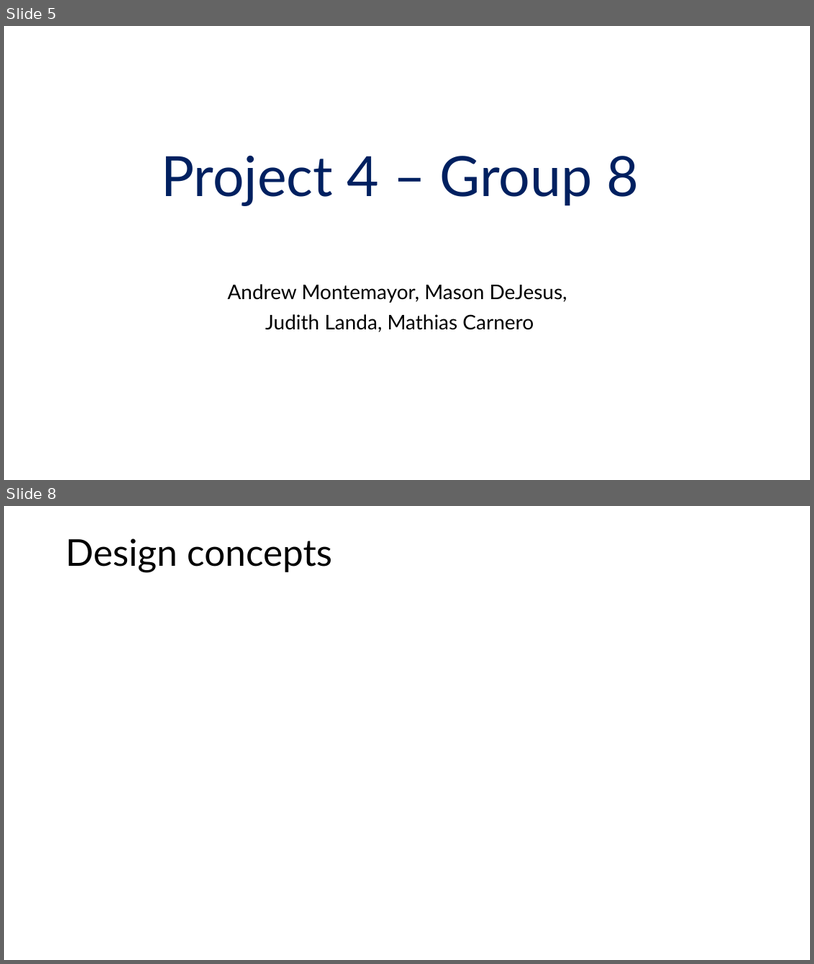
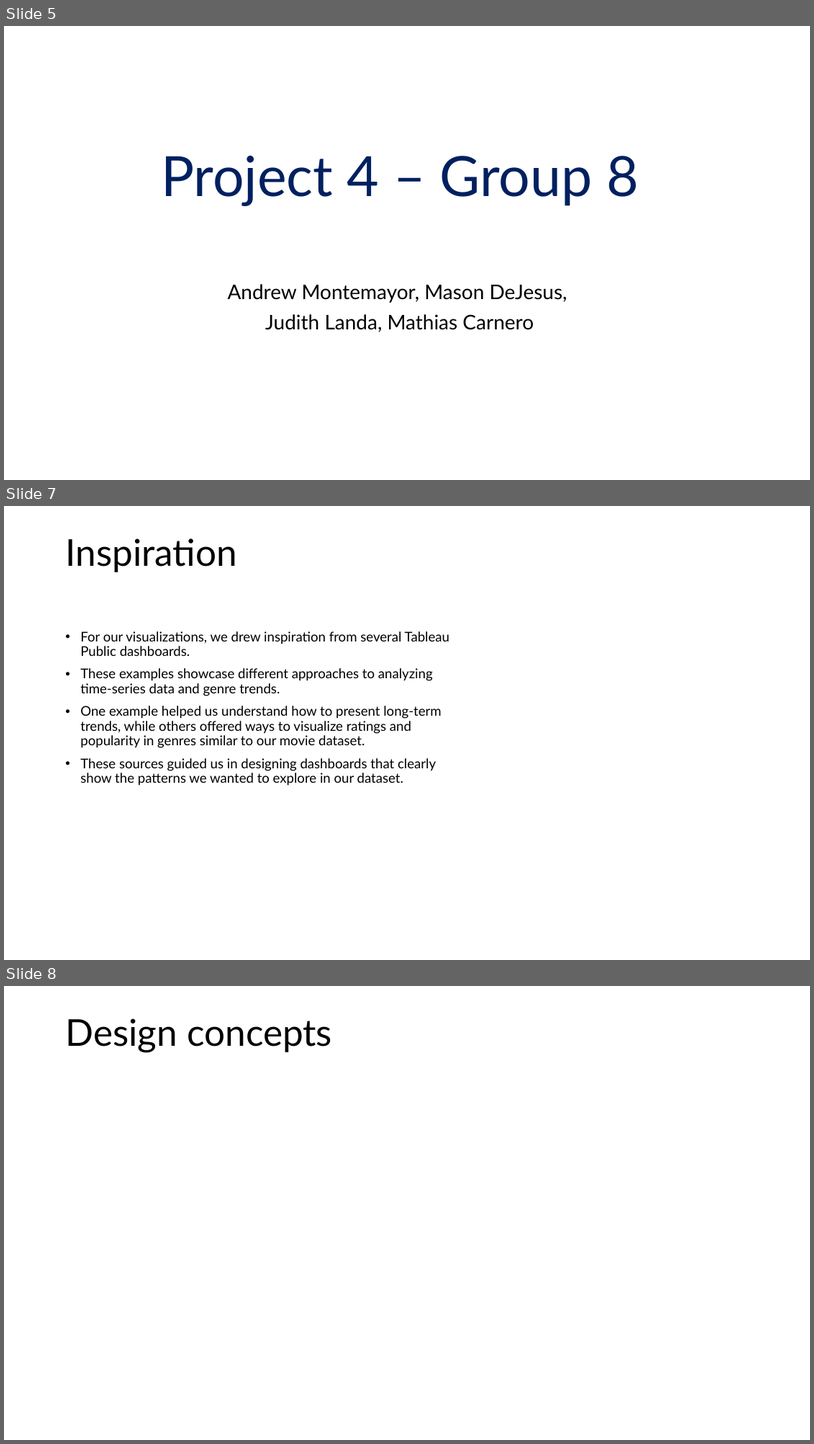
Before and after one commit to ajmonte0920/BootCamp24-project-4-group-08, a slide deck: Project 4_Group 8_Slide Deck.pptx. Shown one above the other, each under a label of ours: slides 5 and 8 before the commit, slides 5, 7 and 8 after it; the slides between them are not shown. The pictures are 814x964 and 814x1444 pixels, drawn with LibreOffice and Linux fonts; fonts in the diff are those of the drawing. Boxes give left, top, right and bottom in pixels: in the first picture for what was removed or moved away, otherwise in the second. Text is boxed around its words. In the diff, an @@ line names an element or a change of style, - is before the commit and + after.

```diff
--- a/Project 4_Group 8_Slide Deck.pptx
+++ b/Project 4_Group 8_Slide Deck.pptx
@@ slide 7 added at <box>4,506,810,960</box>, background #FFFFFF @@
@@ title added at <box>65,538,237,572</box>, 44 pt, text #000000 @@
+Inspiration
@@ text added at <box>80,631,450,785</box>, 16 pt, text #000000 @@
+• For our visualizations, we drew inspiration from several Tableau Public dashboards.
+• These examples showcase different approaches to analyzing time-series data and genre trends.
+• One example helped us understand how to present long-term trends, while others offered ways to visualize ratings and popularity in genres similar to our movie dataset.
+• These sources guided us in designing dashboards that clearly show the patterns we wanted to explore in our dataset.
```
Also in this commit, not shown: 4 slides changed, 3 other slides added, 3 slides removed, 8 other files.
